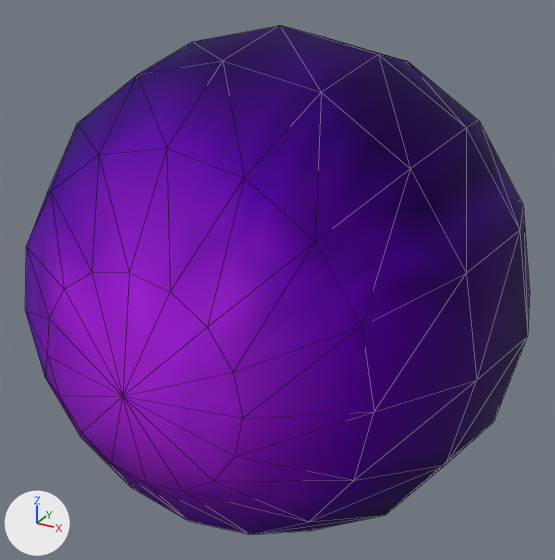
The glTF model Project/area/stage/1 sand oasis/boss/boss/model/Missile.gltf: old version first, new version second.
Both versions are drawn from a 50 mm lens placed at (1.024, -1.874, 0.939), pointed at (-0.006, -0.002, 0.003). Arrows for +X, +Y and +Z are at lower left; the lights stay in place. Mesh edges are drawn as thin lines.

The first picture shows 'MissileMesh'.
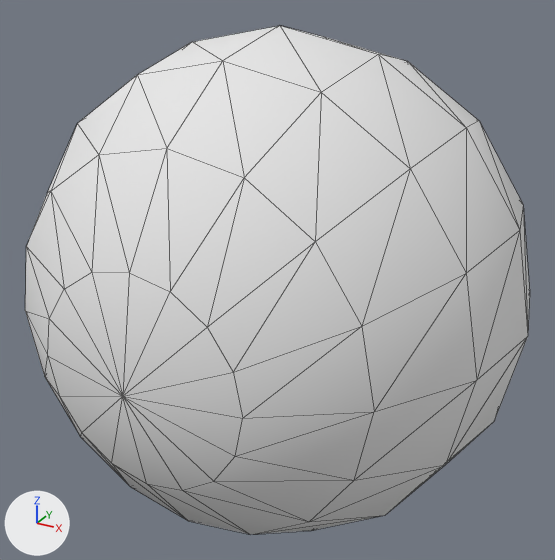
What changed in the scene script:
```text
Change mat_body:
    where n2 = _N.new('ShaderNodeMix'); n2.name = 'Mix'
    add n2.inputs[7].default_value = (0.8, 0.8, 0.8, 1.0)  # 'B', white #e7e7e7
    remove n4 = _N.new('ShaderNodeTexImage'); n4.name = 'Image Texture'
    remove n4.image = img_body
    remove n5 = _N.new('ShaderNodeTexImage'); n5.name = 'Image Texture.001'
    remove n5.image = img_image
    where n3 = _N.new('ShaderNodeVertexColor'); n3.name = 'Color Attribute'
    where n0 = _N.new('ShaderNodeBsdfPrincipled'); n0.name = 'Principled BSDF'
    remove _L.new(n3.outputs[0], n2.inputs[7])  # 'Color' to 'B'
    remove _L.new(n4.outputs[0], n2.inputs[6])  # 'Color' to 'A'
    remove _L.new(n5.outputs[0], n0.inputs[14])  # 'Color' to 'Specular Tint'
    add _L.new(n3.outputs[0], n2.inputs[6])  # 'Color' to 'A'
```

Location of each change, [x1, y1, x2, y2] in pixels of the pictures (555 x 560 px):
'MissileMesh', surface changed (purple to white): [25, 26, 530, 534] in both
